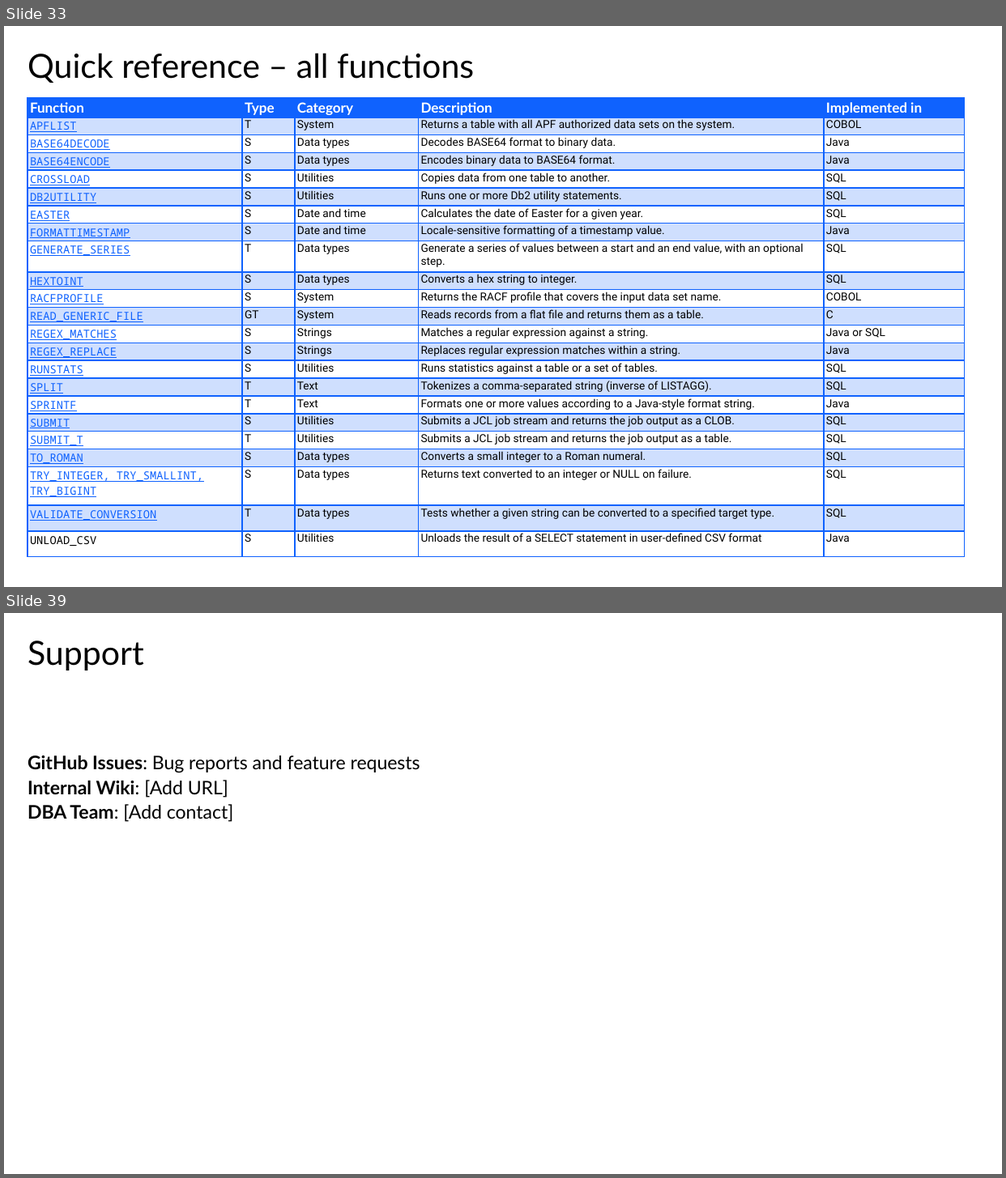
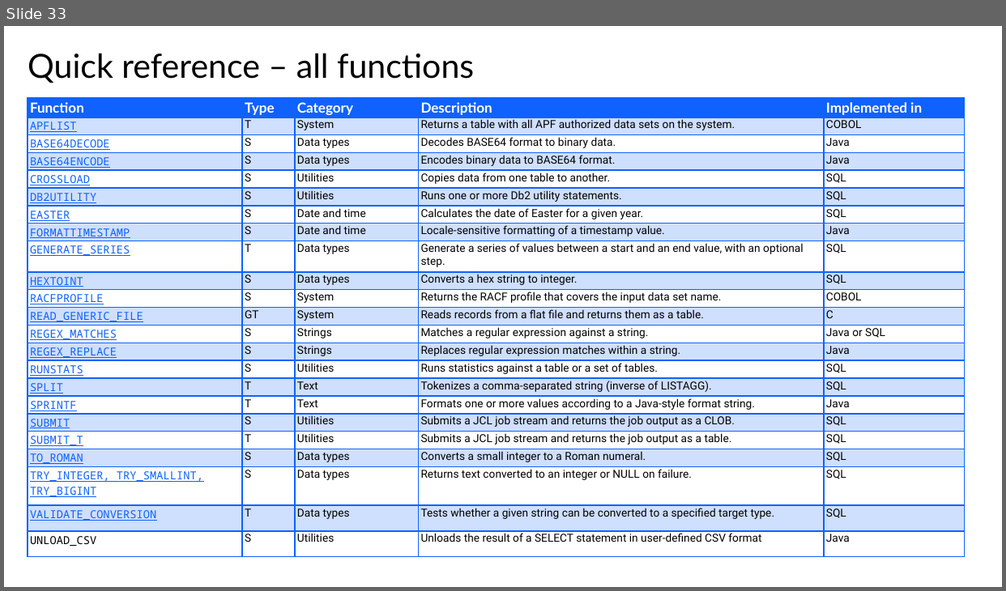
Before and after one commit to de103252/Db2_Routines, a slide deck: Db2 Routines Presentation.pptx. Shown one above the other, each under a label of ours: slides 33 and 39 before the commit, slide 33 after it; the slides between them are not shown. The pictures are 1006x1178 and 1006x591 pixels, drawn with LibreOffice and Linux fonts; fonts in the diff are those of the drawing; background and template pictures are left out. Boxes give left, top, right and bottom in pixels: in the first picture for what was removed or moved away, otherwise in the second. Text is boxed around its words. In the diff, an @@ line names an element or a change of style, - is before the commit and + after.

```diff
--- a/Db2 Routines Presentation.pptx
+++ b/Db2 Routines Presentation.pptx
@@ slide 39 removed at box(4, 613, 1002, 1174), background #FFFFFF @@
@@ title removed at box(27, 641, 144, 671) @@
-Support
@@ text removed at box(27, 756, 420, 822) @@
-GitHub Issues: Bug reports and feature requests
-Internal Wiki: [Add URL]
-DBA Team: [Add contact]
```
Also in this commit, not shown: 2 slides changed, 1 slide added, 7 other slides removed.
